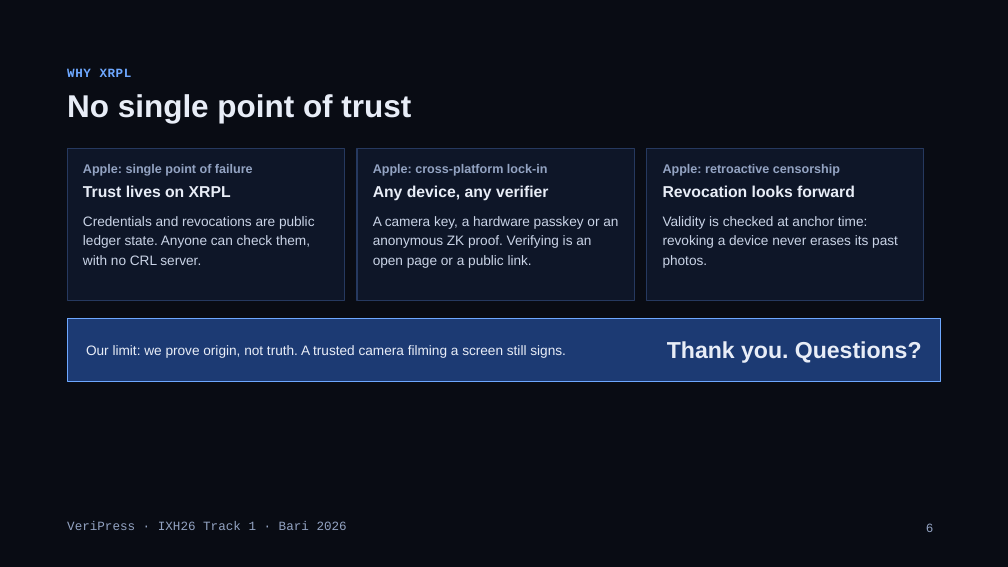
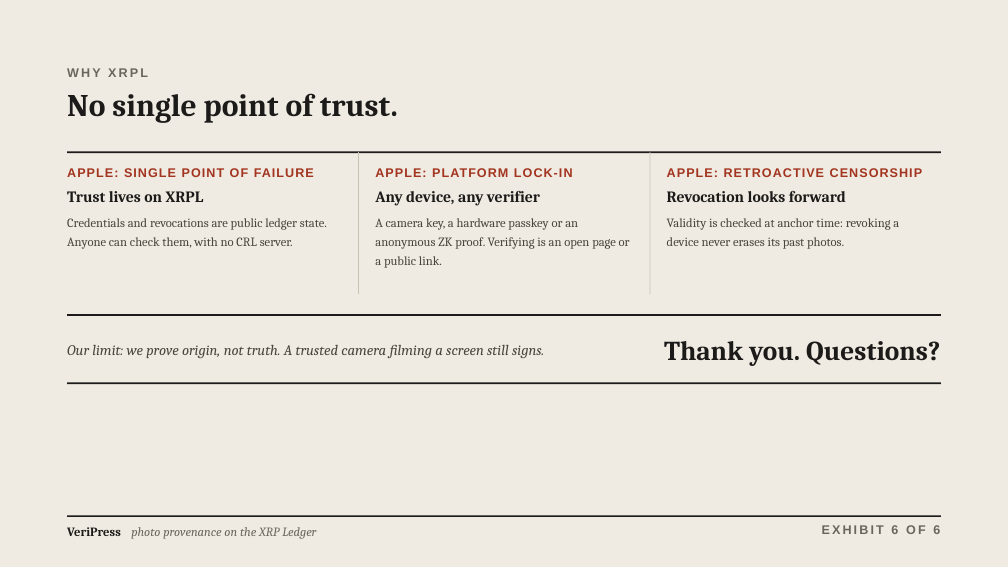
Before and after one commit to noegng/VeriPress, a slide deck: slide 6 of docs/VeriPress-pitch.pptx. Drawn at 1008x567 pixels with LibreOffice and Linux fonts; fonts in the diff are those of the drawing. Boxes give left, top, right and bottom in pixels: in the first picture for what was removed or moved away, otherwise in the second. Text is boxed around its words. In the diff, an @@ line names an element or a change of style, - is before the commit and + after.

Commit message:
Pitch v3: deck in the front end's expert-report style (paper, serif, seal), cover = app question + real certificate

```diff
--- a/docs/VeriPress-pitch.pptx
+++ b/docs/VeriPress-pitch.pptx
@@ background #090C14 to #EFEBE2 @@
@@ text "WHY XRPL" at [67,68,148,77]: font Courier New to Arial, text colour #6EA8FF to #6B665C, letter spacing 0.5 to 2 pt @@
@@ title at [67,93,398,123]: text changed; font Arial to Cambria; text colour #E8EDF7 to #1C1B19 @@
-No single point of trust
+No single point of trust.
@@ rectangle removed at [67,148,345,300] @@
@@ rectangle removed at [357,148,634,300] @@
@@ rectangle removed at [647,148,925,300] @@
@@ text at [67,168,314,177]: text changed; text colour #93A3C2 to #A3341F @@
-Apple: single point of failure
+APPLE: SINGLE POINT OF FAILURE
@@ text "APPLE: SINGLE POINT OF FAILURE": place and size @@
-text "APPLE: SINGLE POINT OF FAILURE" at [83,164,315,265]
+text "APPLE: SINGLE POINT OF FAILURE" at [67,168,327,249]
@@ line added from (67, 152) to (941, 152), #1C1B19 1.5 pt @@
@@ line added from (358, 152) to (358, 294), #C9C2B3 0.75 pt @@
@@ text at [375,168,573,177]: text changed; text colour #93A3C2 to #A3341F @@
-Apple: cross-platform lock-in
+APPLE: PLATFORM LOCK-IN
@@ line added from (650, 152) to (650, 294), #C9C2B3 0.75 pt @@
@@ text at [667,168,923,177]: text changed; text colour #93A3C2 to #A3341F @@
-Apple: retroactive censorship
+APPLE: RETROACTIVE CENSORSHIP
@@ text at [67,191,327,249]: font Arial to Cambria in "Trust lives on XRPL", "Credentials and revocations are public ledger state. ..."; text colour #E8EDF7 to #1C1B19 in "Trust lives on XRPL"; size 13 to 12 pt, text colour #C9D3E6 to #4A463E in "Credentials and revocations are public ledger state. ..."; less space between paragraphs; line spacing 1.2 to 1.25 @@
@@ text at [375,191,630,268]: font Arial to Cambria in "Any device, any verifier", "A camera key, a hardware passkey or ..."; text colour #E8EDF7 to #1C1B19 in "Any device, any verifier"; size 13 to 12 pt, text colour #C9D3E6 to #4A463E in "A camera key, a hardware passkey or ..."; less space between paragraphs; line spacing 1.2 to 1.25 @@
@@ text at [667,191,899,249]: font Arial to Cambria in "Revocation looks forward", "Validity is checked at anchor time: revoking ..."; text colour #E8EDF7 to #1C1B19 in "Revocation looks forward"; size 13 to 12 pt, text colour #C9D3E6 to #4A463E in "Validity is checked at anchor time: revoking ..."; less space between paragraphs; line spacing 1.2 to 1.25 @@
@@ text "Our limit: we prove origin, ...": place and size @@
-text "Our limit: we prove origin, ..." at [86,345,566,358]
+text "Our limit: we prove origin, ..." at [67,345,544,358]
@@ text "Our limit: we prove origin, ..." at [67,345,544,358]: size 13 to 14 pt, font Arial to Cambria, text colour #E8EDF7 to #4A463E, italic on @@
@@ rectangle removed at [67,318,941,381] @@
@@ line added from (67, 315) to (941, 315), #1C1B19 1.5 pt @@
@@ text "Thank you. Questions?" at [664,341,940,366]: size 22 to 26 pt, font Arial to Cambria, text colour #E8EDF7 to #1C1B19 @@
@@ line added from (67, 383) to (941, 383), #1C1B19 1.5 pt @@
@@ text removed at [67,521,347,530] @@
-VeriPress · IXH26 Track 1 · Bari 2026
@@ line added from (67, 516) to (941, 516), #1C1B19 1.5 pt @@
@@ text added at [67,527,121,536], 12 pt, text #1C1B19, bold @@
+VeriPress
@@ text added at [131,527,316,539], 12 pt, text #6B665C, italic @@
+photo provenance on the XRP Ledger
@@ text added at [822,525,940,534], 12 pt, text #6B665C, bold @@
+EXHIBIT 6 OF 6
@@ page number removed at [926,523,934,532] @@
-6
```
Also in this commit, not shown: 5 other slides changed, 1 other file.
